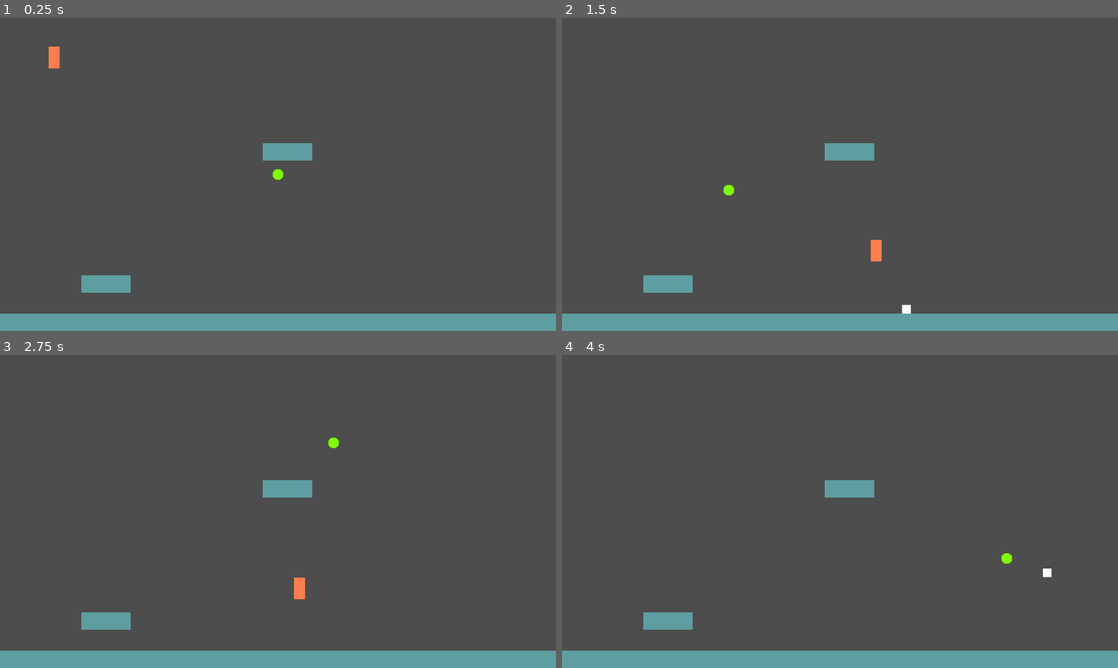
Above: before the commit, frames 1-4 (two rows, left to right).
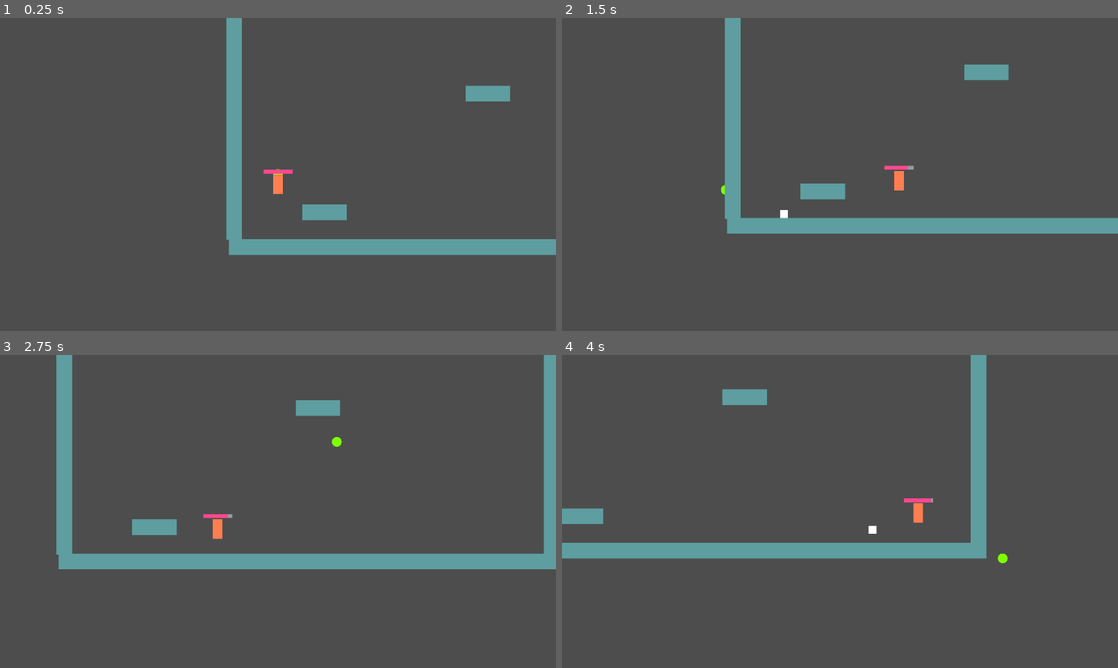
Above: after the commit, the same moments.

Repository: Kotuon/block_recoil
Game: Godot game, scene res://levels/sandbox.tscn
The game is run twice, just before and just after one commit, with the same random seed, the same clock (stepped at 60 frames per second) and the same inputs.
Inputs (mouse positions are in pixels of both pictures, inside the frame that each line leads up to):
- Up to frame 1 (0.25 s): no input
- Up to frame 2 (1.5 s): move the mouse to (962, 158) at 0.52 s; hold Right mouse button (pull_coin) 0.53-1.28 s; hold D (walk_right) from 0.53 s (still down); tap Space (jump) at 0.77, 1.07 s; click (962, 158) at 0.8 s; move the mouse to (728, 190) at 1.27 s; click (728, 190) at 1.35 s
- Up to frame 3 (2.75 s): tap Space (jump) at 1.52, 1.82, 2.3 s; tap R (take_coin) at 1.55, 2.1 s; move the mouse to (333, 442) at 2.02 s; release D (walk_right) at 2.03 s; hold A (walk_left) from 2.03 s (still down)
- Up to frame 4 (4 s): move the mouse to (812, 574) at 2.77 s; release A (walk_left) at 2.78 s; hold D (walk_right) from 2.78 s (still down); tap Space (jump) at 2.85, 3.02, 3.32, 3.77 s; right-click (812, 574) at 3.05 s; move the mouse to (1006, 558) at 3.52 s; hold Right mouse button (pull_coin) from 3.53 s (still down); click (1006, 558) at 3.8 s

The runs differ from the first frame. In frame 1, 13% of the frame differs, in the area x 0-100%, y 0-100%; in frame 2, 13%; in frame 3, 15%; in frame 4, 13%.

Commit message:
Added mana bar for the coin.

Diff:
--- a/characters/player.gd
+++ b/characters/player.gd
@@ -24,16 +24,29 @@
 var has_jump_input : bool = false
 
 ## Coin ##
+var coin_ref : CharacterBody2D
+var force_of_coin : float = 15.0
 var has_shot_coin : bool = false
-var coin_ref : CharacterBody2D
+# Resource bar
+@onready var mana_bar := $ManaBar
+var mana_recharge_timer := Timer.new()
+var total_mana : float = 100.0
+var coin_cost_rate : float = 90.0
+var coin_recharge_rate : float = 1.0
+var curr_mana : float = total_mana
+var time_until_mana_recharge_starts : float = 1.0
+var should_recharge_mana : bool = false
 
 
 # Called when the node enters the scene tree for the first time.
 func _ready() -> void:
+    # Setting cursor
+    Input.set_default_cursor_shape( Input.CURSOR_CROSS )
+
     # Jump memory timer setup
     add_child( jump_memory_timer )
-    jump_memory_timer.one_shot = true
-    jump_memory_timer.wait_time = jump_memory_time
+    jump_memory_timer.set_one_shot( true )
+    jump_memory_timer.set_wait_time( jump_memory_time )
 
     var timeout_jump_memory = func():
         has_jump_input = false
@@ -41,8 +54,8 @@
 
     # Coyote timer setup
     add_child( coyote_timer )
-    coyote_timer.one_shot = true
-    coyote_timer.wait_time = coyote_time
+    coyote_timer.set_one_shot( true )
+    coyote_timer.set_wait_time( coyote_time )
 
     var timeout_coyote = func():
         can_coyote_jump = false
@@ -52,6 +65,21 @@
     coin_ref = preload( "res://items/coin.tscn" ).instantiate()
     get_parent().add_child.call_deferred( coin_ref )
     coin_ref.position = Vector2( -10000000.0, -10000000.0 )
+    coin_ref.player = self
+
+    # Mana bar setup
+    mana_bar.min_value = 0.0
+    mana_bar.max_value = total_mana
+    mana_bar.set_value_no_signal( curr_mana )
+
+    # Mana recharge timer setup
+    add_child( mana_recharge_timer )
+    mana_recharge_timer.set_one_shot( true )
+    mana_recharge_timer.set_wait_time( time_until_mana_recharge_starts )
+
+    var timeout_mana = func():
+        should_recharge_mana = true
+    mana_recharge_timer.connect( "timeout", timeout_mana )
 
 
 func _physics_process( _delta: float ) -> void:
@@ -62,25 +90,8 @@
 func _process( delta: float ) -> void:
     update_walk( delta )
     update_jump()
-
-    if Input.is_action_just_pressed( "take_coin" ):
-        has_shot_coin = false
-        coin_ref.position = Vector2( -10000000.0, -10000000.0 )
-
-    if Input.is_action_pressed( "push_coin" ) && has_shot_coin:
-        if coin_ref.has_hit:
-            velocity += ( position - coin_ref.position ).normalized() * 15.0
-
-    if Input.is_action_pressed( "pull_coin" ) && has_shot_coin:
-        if coin_ref.has_hit:
-            velocity += ( coin_ref.position - position ).normalized() * 15.0
-
-    if !has_shot_coin && Input.is_action_just_pressed( "push_coin" ):
-        has_shot_coin = true
-        coin_ref.position = position
-        coin_ref.move_velocity = ( get_global_mouse_position() - position ).normalized() * 1000.0
-        coin_ref.has_hit = false
-
+    update_coin( delta )
+    update_mana_bar( delta )
 
 
 func update_walk( delta: float ) -> void:
@@ -89,7 +100,7 @@
 
     if inputDirection != 0:
         var walkAmount = inputDirection * walk_speed * delta * modifier
-        velocity.x = lerp( velocity.x, walkAmount , accel )
+        velocity.x = lerp( velocity.x, walkAmount, accel )
     else:
         velocity.x = lerp( velocity.x, 0.0, friction )
 
@@ -112,3 +123,40 @@
         has_jump_input = false
         can_coyote_jump = false
         velocity.y = jump_speed * modifier
+
+
+func update_coin( delta: float ) -> void:
+    if Input.is_action_just_pressed( "take_coin" ):
+        has_shot_coin = false
+        coin_ref.position = Vector2( -10000000.0, -10000000.0 )
+
+    var has_input : bool = false
+
+    if Input.is_action_pressed( "push_coin" ) && has_shot_coin && curr_mana > 0.0:
+        coin_ref.coin_push( position, force_of_coin )
+        has_input = true
+        mana_recharge_timer.stop()
+        should_recharge_mana = false
+        if coin_ref.has_hit:
+            curr_mana = clampf( curr_mana - coin_cost_rate * delta, 0.0, total_mana )
+
+    if Input.is_action_pressed( "pull_coin" ) && has_shot_coin && curr_mana > 0.0:
+        coin_ref.coin_pull( position, force_of_coin )
+        has_input = true
+        mana_recharge_timer.stop()
+        should_recharge_mana = false
+        if coin_ref.has_hit:
+            curr_mana = clampf( curr_mana - coin_cost_rate * delta, 0.0, total_mana )
+
+    if !has_shot_coin && Input.is_action_just_pressed( "push_coin" ):
+        coin_ref.start_coin_push( position, velocity )
+
+    if !has_input && mana_recharge_timer.is_stopped():
+        mana_recharge_timer.start()
+
+
+func update_mana_bar( delta: float ) -> void:
+    if should_recharge_mana:
+        curr_mana = lerp( curr_mana, total_mana, coin_recharge_rate * delta )
+
+    mana_bar.set_value_no_signal( curr_mana )
--- a/characters/player.tscn
+++ b/characters/player.tscn
@@ -14,6 +14,11 @@
 [sub_resource type="RectangleShape2D" id="RectangleShape2D_y51ym"]
 size = Vector2(25, 50)
 
+[sub_resource type="StyleBoxFlat" id="StyleBoxFlat_kuhwb"]
+
+[sub_resource type="StyleBoxFlat" id="StyleBoxFlat_hi0p1"]
+bg_color = Color(1, 0.282353, 0.564706, 1)
+
 [node name="Player" type="CharacterBody2D"]
 floor_constant_speed = true
 script = ExtResource("1_281eu")
@@ -26,3 +31,26 @@
 [node name="CollisionShape2D" type="CollisionShape2D" parent="."]
 shape = SubResource("RectangleShape2D_y51ym")
 debug_color = Color(0, 0.6, 0.701961, 0.419608)
+
+[node name="ManaBar" type="ProgressBar" parent="."]
+anchors_preset = 7
+anchor_left = 0.5
+anchor_top = 1.0
+anchor_right = 0.5
+anchor_bottom = 1.0
+offset_left = -37.0
+offset_top = -38.0
+offset_right = 38.0
+offset_bottom = -28.0
+grow_horizontal = 2
+grow_vertical = 0
+theme_override_constants/outline_size = 1
+theme_override_styles/background = SubResource("StyleBoxFlat_kuhwb")
+theme_override_styles/fill = SubResource("StyleBoxFlat_hi0p1")
+show_percentage = false
+
+[node name="Camera2D" type="Camera2D" parent="."]
+scale = Vector2(0.996521, 1)
+zoom = Vector2(0.9, 0.9)
+position_smoothing_enabled = true
+position_smoothing_speed = 3.0
--- a/levels/sandbox.tscn
+++ b/levels/sandbox.tscn
@@ -9,10 +9,14 @@
 [node name="mouse_cursor" parent="." instance=ExtResource("1_4ee8m")]
 
 [node name="Player" parent="." instance=ExtResource("1_73sk7")]
-position = Vector2(125, 58)
+position = Vector2(125, 507)
 
 [node name="Floor" parent="." instance=ExtResource("1_lrf1o")]
 position = Vector2(-1, 680)
+scale = Vector2(32.04, 1)
+
+[node name="Floor6" parent="." instance=ExtResource("1_lrf1o")]
+position = Vector2(-1, -3)
 scale = Vector2(32.04, 1)
 
 [node name="Floor2" parent="." instance=ExtResource("1_lrf1o")]
@@ -22,3 +26,11 @@
 [node name="Floor3" parent="." instance=ExtResource("1_lrf1o")]
 position = Vector2(605, 288)
 scale = Vector2(2.84, 1)
+
+[node name="Floor4" parent="." instance=ExtResource("1_lrf1o")]
+position = Vector2(1240, 682)
+scale = Vector2(1, -17.2)
+
+[node name="Floor5" parent="." instance=ExtResource("1_lrf1o")]
+position = Vector2(-7, 682)
+scale = Vector2(1, -17.2)
--- a/src/coin.gd
+++ b/src/coin.gd
@@ -6,6 +6,9 @@
 
 var gravity : float = 10.0
 var total_gravity : float
+
+var player : CharacterBody2D
+
 
 func _physics_process( _delta: float ) -> void:
 
@@ -20,5 +23,26 @@
     if is_on_floor() || is_on_wall() || is_on_ceiling():
         velocity = Vector2( 0.0, 0.0 )
         has_hit = true
-        total_gravity = 0.0
-        move_velocity = Vector2( 0.0, 0.0 )
+
+
+func start_coin_push( player_position: Vector2, player_velocity : Vector2 ) -> void:
+    player.has_shot_coin = true
+    position = player_position
+    velocity = player_velocity
+    move_velocity = Vector2( 0.0, 0.0 )
+    has_hit = false
+    total_gravity = 0.0
+
+
+func coin_push( player_position: Vector2, force_of_coin: float ) -> void:
+    if !has_hit:
+        move_velocity += ( get_global_mouse_position() - player_position ).normalized() * force_of_coin
+    else:
+        player.velocity += ( player.position - position ).normalized() * force_of_coin
+
+
+func coin_pull( player_position: Vector2, force_of_coin: float ) -> void:
+    if !has_hit:
+        move_velocity -= ( get_global_mouse_position() - player_position ).normalized() * force_of_coin
+    else:
+        player.velocity -= ( player.position - position ).normalized() * force_of_coin
Not shown: 1 places in characters/player.tscn that only renumber resources
